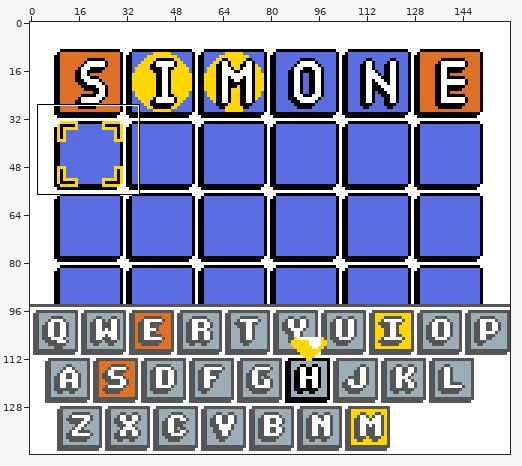
Pixel-art file -- art/mockup.aseprite. The picture above shows the old version from afar; the outline marks the close-up.
Close-up. Before the commit:
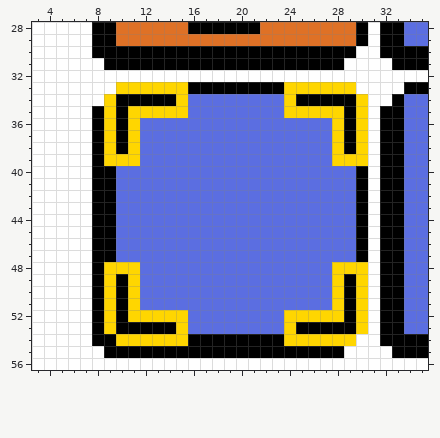
160x144 pixels, 1 frame. Shown: x 3..35, y 28..56.
Once edited:
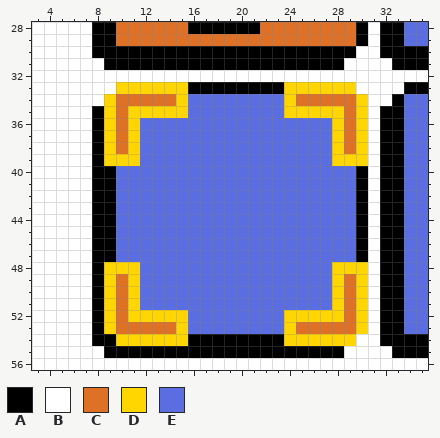
Palette (. is transparent): A #000000  B #ffffff  C #df7126  D #ffd600  E #5b6ee1
Change:
--- layer "Objects"
@@ x 3..35 @@
 33 BBBBBBBDDDDDDAAAAAAAADDDDDDBBBBAA
-34 BBBBBBDAAAAADEEEEEEEEDAAAAADBBAEE
-35 BBBBBADADDDDDEEEEEEEEDDDDDADBAAEE
-36 BBBBBADADEEEEEEEEEEEEEEEEDADBAAEE
-37 BBBBBADADEEEEEEEEEEEEEEEEDADBAAEE
-38 BBBBBADADEEEEEEEEEEEEEEEEDADBAAEE
+34 BBBBBBDCCCCCDEEEEEEEEDCCCCCDBBAEE
+35 BBBBBADCDDDDDEEEEEEEEDDDDDCDBAAEE
+36 BBBBBADCDEEEEEEEEEEEEEEEEDCDBAAEE
+37 BBBBBADCDEEEEEEEEEEEEEEEEDCDBAAEE
+38 BBBBBADCDEEEEEEEEEEEEEEEEDCDBAAEE
 39 BBBBBADDDEEEEEEEEEEEEEEEEDDDBAAEE
@@ x 3..35 @@
 48 BBBBBADDDEEEEEEEEEEEEEEEEDDDBAAEE
-49 BBBBBADADEEEEEEEEEEEEEEEEDADBAAEE
-50 BBBBBADADEEEEEEEEEEEEEEEEDADBAAEE
-51 BBBBBADADEEEEEEEEEEEEEEEEDADBAAEE
-52 BBBBBADADDDDDEEEEEEEEDDDDDADBAAEE
-53 BBBBBADAAAAADEEEEEEEEDAAAAADBAAEE
+49 BBBBBADCDEEEEEEEEEEEEEEEEDCDBAAEE
+50 BBBBBADCDEEEEEEEEEEEEEEEEDCDBAAEE
+51 BBBBBADCDEEEEEEEEEEEEEEEEDCDBAAEE
+52 BBBBBADCDDDDDEEEEEEEEDDDDDCDBAAEE
+53 BBBBBADCCCCCDEEEEEEEEDCCCCCDBAAEE
 54 BBBBBAADDDDDDAAAAAAAADDDDDDBBAAAA
